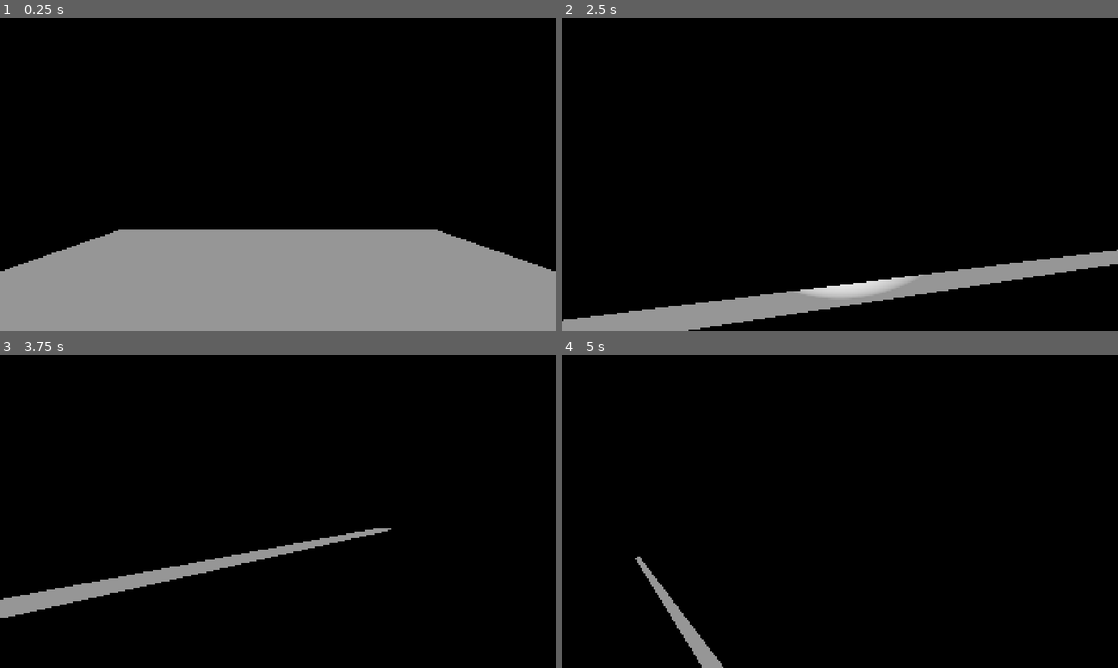
Above: before the commit, frames 1-4 (two rows, left to right).
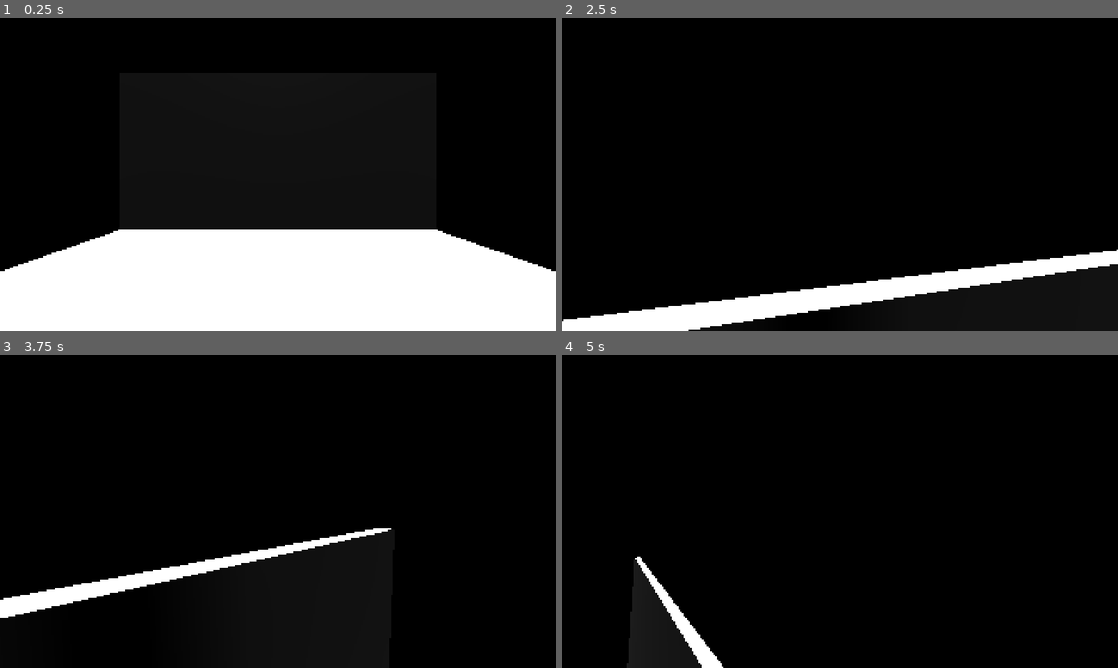
Above: after the commit, the same moments.

Repository: GeeTwentyFive/HnS
Game: Godot game, scene res://TEST.tscn
Same seed, same stepped clock (60 frames per second), same inputs: the game is played once before the commit and once after it. Sound files missing from this copy of the repository are replaced by a short silence.
Inputs (mouse positions are in pixels of both pictures, inside the frame that each line leads up to):
- Up to frame 1 (0.25 s): no input
- Up to frame 2 (2.5 s): tap Enter at 0.5 s; move the mouse to (867, 174) at 0.52 s; hold W (Forward) from 0.53 s (still down); right-click (867, 174) at 0.6 s; tap Space (Jump) at 0.77, 1.52, 2 s; move the mouse to (812, 174) at 1.27 s; click (812, 174) at 1.35 s; move the mouse to (851, 168) at 2.02 s; hold Shift (Slide) from 2.03 s (still down)
- Up to frame 3 (3.75 s): keep holding W (Forward); move the mouse to (272, 517) at 2.77 s; release Shift (Slide) at 2.78 s; right-click (272, 517) at 2.85 s; tap Space (Jump) at 3.02 s; tap Enter at 3.5 s; move the mouse to (316, 514) at 3.52 s; press the mouse at (316, 514) at 3.53 s
- Up to frame 4 (5 s): keep holding W (Forward); tap Space (Jump) at 3.77, 4.52 s; move the mouse to (795, 508) at 4.27 s; release the mouse at (795, 508) at 4.28 s; tap Shift (Slide) at 4.35 s

The runs differ from the first frame. In frame 1, 30% of the frame differs, in the area x 0-100%, y 67-100%; in frame 2, 6.3%; in frame 3, 2.7%; in frame 4, 1.7%.

Commit message:
Lighting

Diff:
--- a/hide-and-schmove/TEST.tscn
+++ b/hide-and-schmove/TEST.tscn
@@ -16,8 +16,32 @@
 
 [node name="Test" type="Node"]
 
-[node name="DirectionalLight3D" type="DirectionalLight3D" parent="."]
+[node name="Sun" type="Node3D" parent="."]
+
+[node name="DirectionalLight3D" type="DirectionalLight3D" parent="Sun"]
 transform = Transform3D(1, 0, 0, 0, -4.371139e-08, 1, 0, -1, -4.371139e-08, 0, 0, 0)
+shadow_enabled = true
+sky_mode = 1
+
+[node name="DirectionalLight3D2" type="DirectionalLight3D" parent="Sun"]
+transform = Transform3D(1, 0, 0, 0, 0.017452383, 0.9998477, 0, -0.9998477, 0.017452383, 0, 0, 0)
+shadow_enabled = true
+sky_mode = 1
+
+[node name="DirectionalLight3D3" type="DirectionalLight3D" parent="Sun"]
+transform = Transform3D(1, 0, 0, 0, -0.017452352, 0.9998477, 0, -0.9998477, -0.017452352, 0, 0, 0)
+shadow_enabled = true
+sky_mode = 1
+
+[node name="DirectionalLight3D4" type="DirectionalLight3D" parent="Sun"]
+transform = Transform3D(0.9998477, 7.628689e-10, -0.017452406, 0.017452406, -4.370473e-08, 0.9998477, 0, -1, -4.371139e-08, 0, 0, 0)
+rotation_order = 3
+shadow_enabled = true
+sky_mode = 1
+
+[node name="DirectionalLight3D5" type="DirectionalLight3D" parent="Sun"]
+transform = Transform3D(0.9998477, -7.628689e-10, 0.017452406, -0.017452406, -4.370473e-08, 0.9998477, 0, -1, -4.371139e-08, 0, 0, 0)
+rotation_order = 3
 shadow_enabled = true
 sky_mode = 1
 
